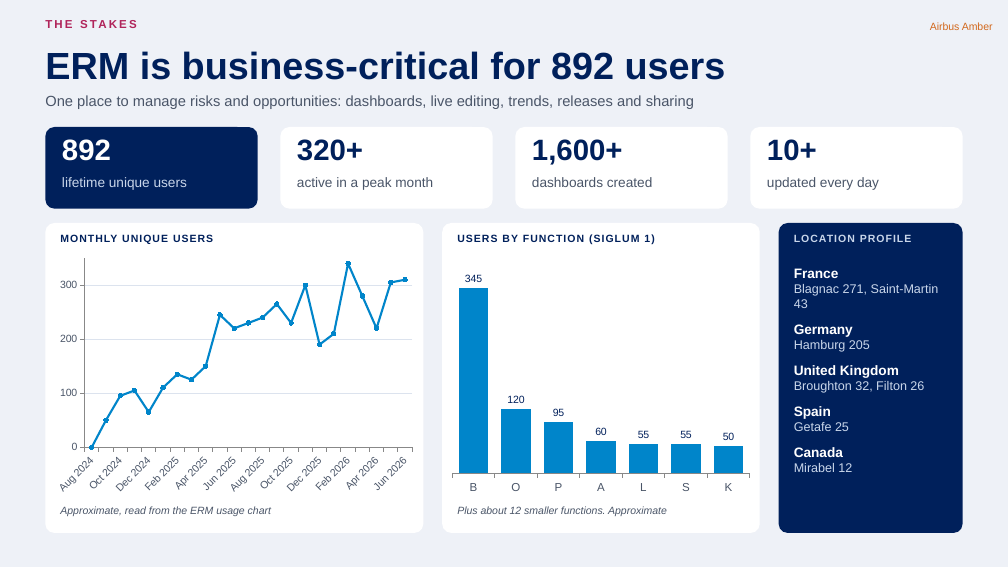
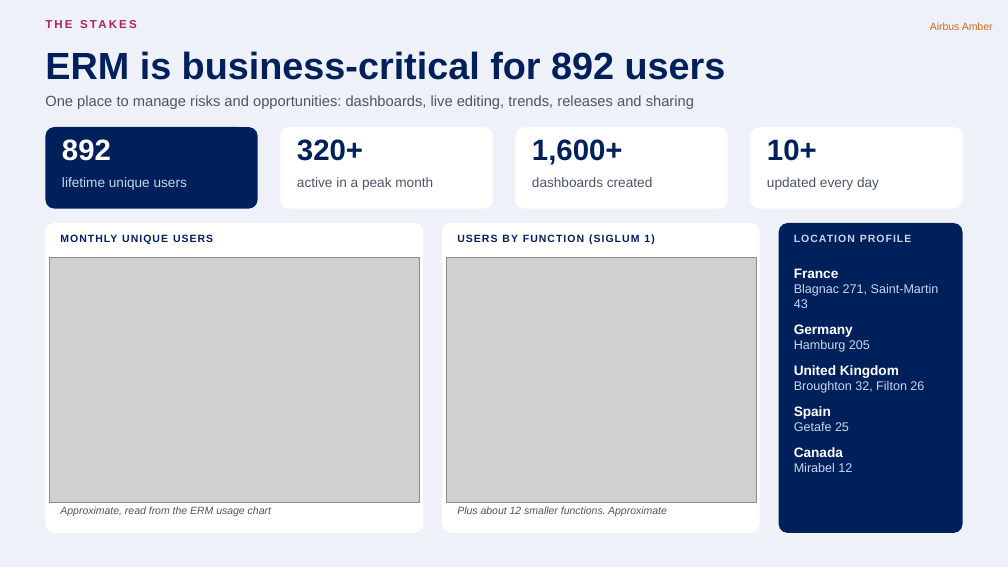
Before and after one commit to nithinram97/archify, a slide deck: slide 6 of erm-migration/docs/ERM-Migration-Pitch-v3.pptx. Drawn at 1008x567 pixels with LibreOffice and Linux fonts; fonts in the diff are those of the drawing; grey boxes stand for pictures. Boxes give left, top, right and bottom in pixels: in the first picture for what was removed or moved away, otherwise in the second. Text is boxed around its words. In the diff, an @@ line names an element or a change of style, - is before the commit and + after.

```diff
--- a/erm-migration/docs/ERM-Migration-Pitch-v3.pptx
+++ b/erm-migration/docs/ERM-Migration-Pitch-v3.pptx
@@ line chart removed at box(49, 253, 420, 499) @@
-categories: Aug 2024, Sep 2024, Oct 2024, Nov 2024, Dec 2024, Jan 2025, Feb 2025, Mar 2025, Apr 2025, May 2025, Jun 2025, Jul 2025, Aug 2025, Sep 2025, Oct 2025, Nov 2025, Dec 2025, Jan 2026, Feb 2026, Mar 2026, Apr 2026, May 2026, Jun 2026
-Series 1: 0, 50, 100, 100, 60, 110, 140, 120, 150, 240, 220, 230, 240, 260, 230, 300, 190, 210, 340, 280, 220, 300, 310
@@ picture added at box(49, 257, 420, 503) @@
@@ column chart removed at box(446, 253, 756, 499) @@
-categories: B, O, P, A, L, S, K
-Series 1: 345, 120, 95, 60, 55, 55, 50
@@ picture added at box(446, 257, 756, 503) @@
```
Also in this commit, not shown: 1 slide added, 3 other files.
